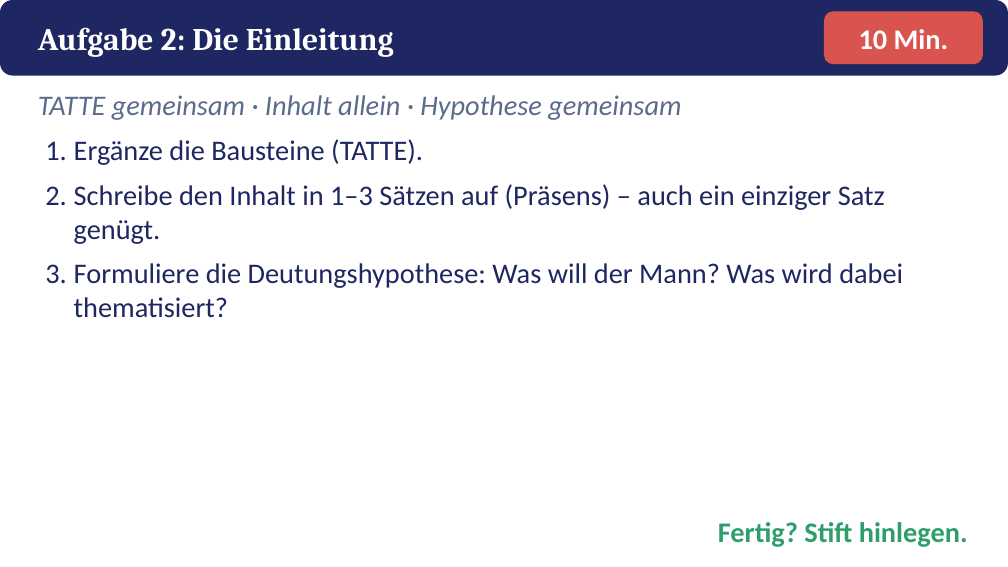
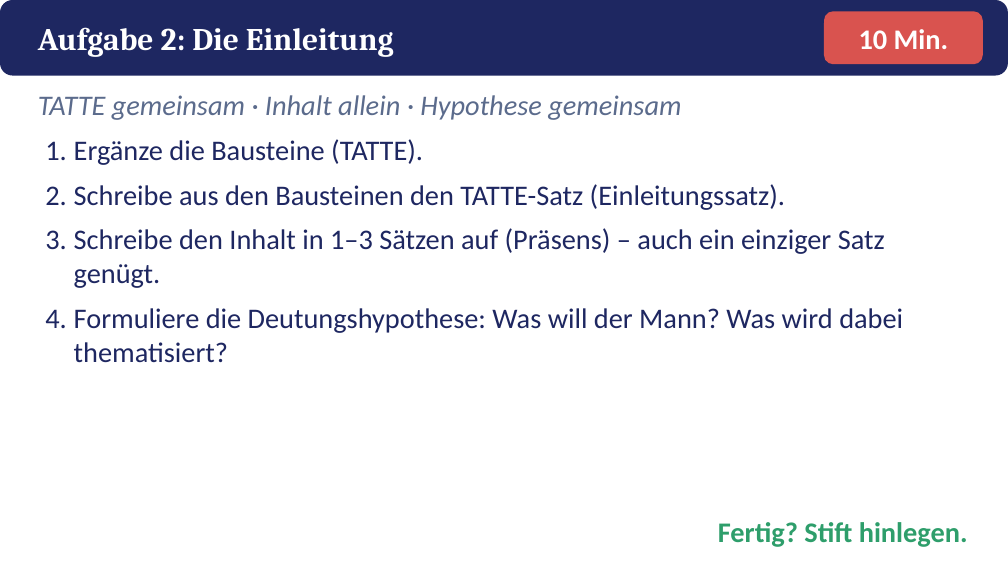
Before and after one commit to golzkonstantin-gif/Schule, a slide deck: slide 7 of Deutsch_11/Kafka_Vor_dem_Gesetz/Macht_Ohnmacht/Praesentation_Macht_Ohnmacht.pptx. Drawn at 1008x567 pixels with LibreOffice and Linux fonts; fonts in the diff are those of the drawing. Boxes give left, top, right and bottom in pixels: in the first picture for what was removed or moved away, otherwise in the second. Text is boxed around its words. In the diff, an @@ line names an element or a change of style, - is before the commit and + after.

```diff
--- a/Deutsch_11/Kafka_Vor_dem_Gesetz/Macht_Ohnmacht/Praesentation_Macht_Ohnmacht.pptx
+++ b/Deutsch_11/Kafka_Vor_dem_Gesetz/Macht_Ohnmacht/Praesentation_Macht_Ohnmacht.pptx
@@ text at [74, 184, 785, 210]: paragraph added @@
+2. Schreibe aus den Bausteinen den TATTE-Satz (Einleitungssatz).
```
Also in this commit, not shown: 1 slide added, 11 other files.
